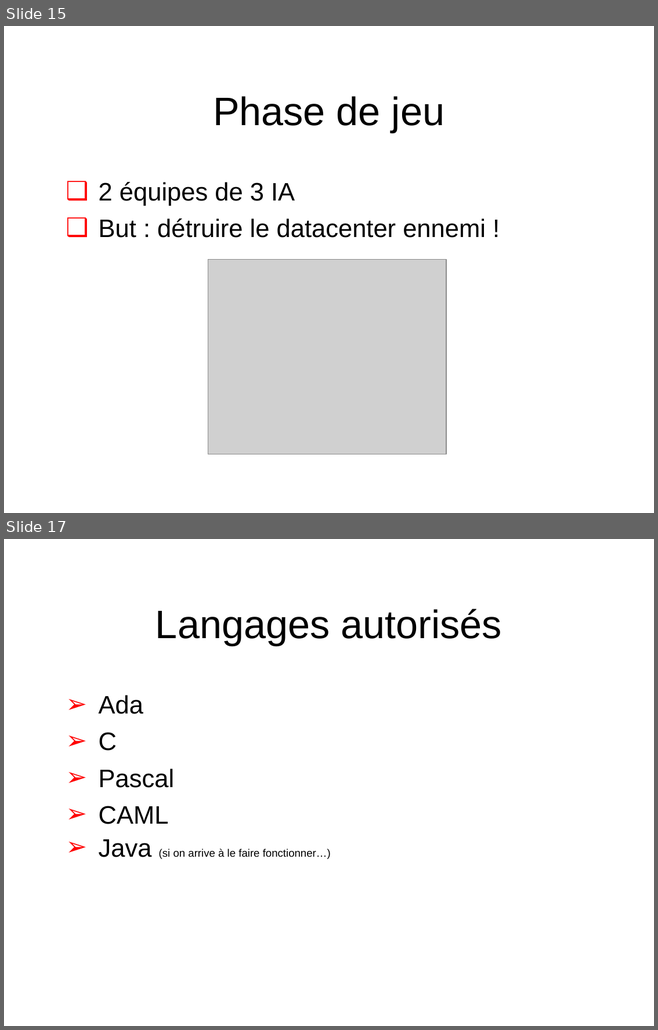
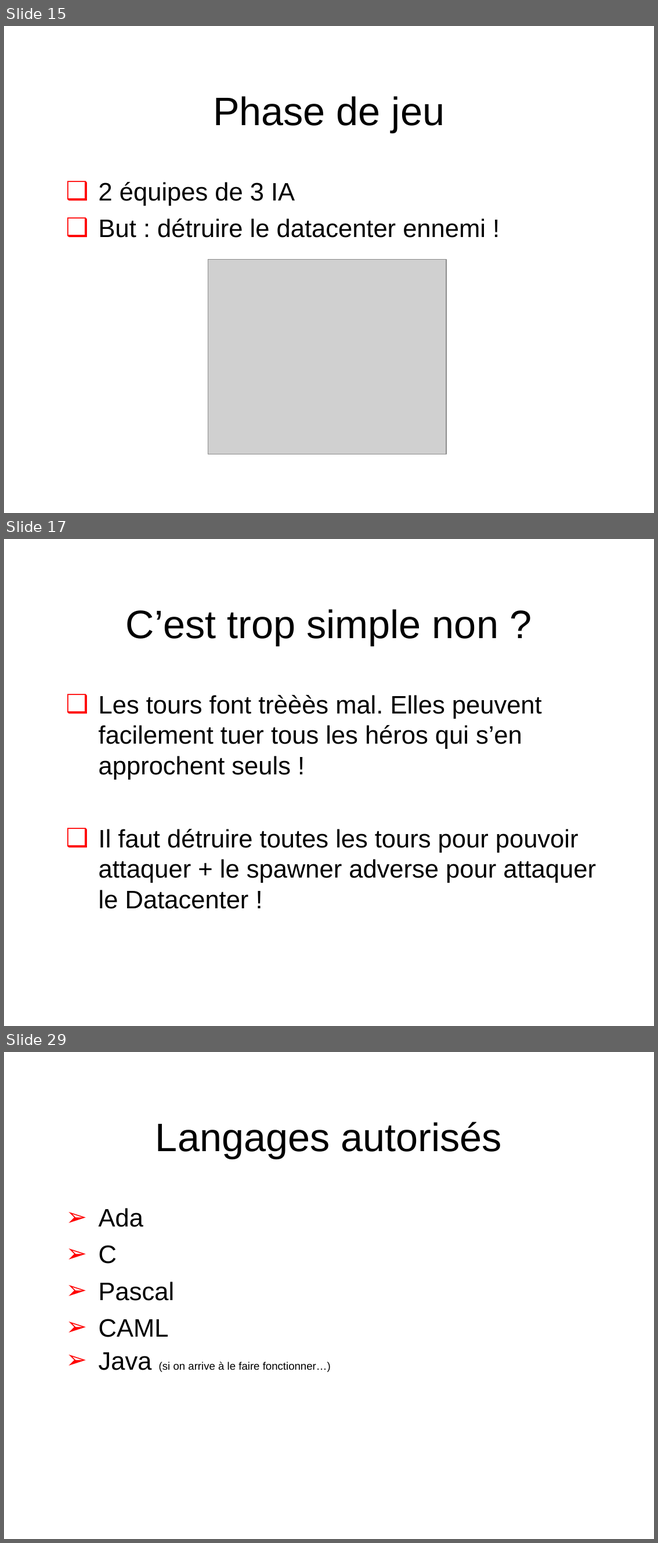
Before and after one commit to Scriptopathe/codinsa2015, a slide deck: Doc/Cod-INSA_Finale.ppt. Shown one above the other, each under a label of ours: slides 15 and 17 before the commit, slides 15, 17 and 29 after it; the slides between them are not shown. The pictures are 658x1030 and 658x1543 pixels, drawn with LibreOffice and Linux fonts; fonts in the diff are those of the drawing; grey boxes stand for pictures; background and template pictures are left out. Boxes give left, top, right and bottom in pixels: in the first picture for what was removed or moved away, otherwise in the second. Text is boxed around its words. In the diff, an @@ line names an element or a change of style, - is before the commit and + after.

```diff
--- a/Doc/Cod-INSA_Finale.ppt
+++ b/Doc/Cod-INSA_Finale.ppt
@@ slide 17 added at box(4, 539, 654, 1026), background #FFFFFF; not listed: 1 template element that a slide beside it also shows @@
@@ title added at box(126, 609, 498, 646), 44 pt, text #000000 @@
+C’est trop simple non ?
@@ text added at box(99, 695, 596, 909), 28 pt, text #000000 @@
+  ❑ Les tours font trèèès mal. Elles peuvent facilement tuer tous les héros qui s’en approchent seuls !
+  ❑ Il faut détruire toutes les tours pour pouvoir attaquer + le spawner adverse pour attaquer le Datacenter !
@@ what was slide 17 is now slide 29 @@
```
Also in this commit, not shown: 1 slide changed, 11 other slides added, 26 other files.
